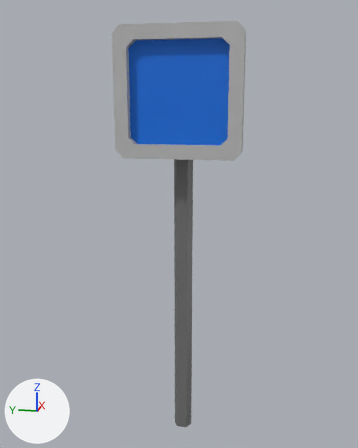
The FBX model Assets/3DModels/CrossRoadSign.fbx as it was, and as the next commit left it.
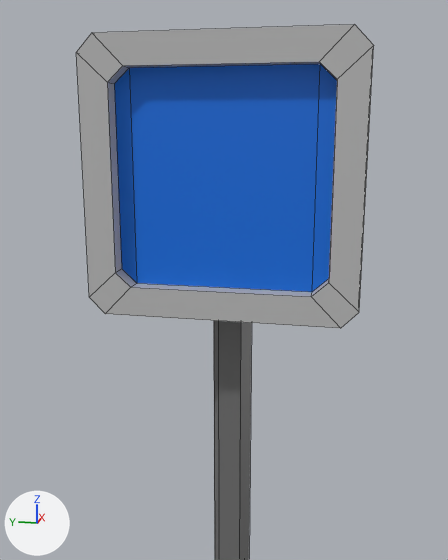
Each version is shown whole from a 50 mm lens placed at (-2.6, -0.51, 1.93), pointed at (0.03, 0.02, 1.27), then close up from a 50 mm lens placed at (-1.51, -0.29, 2.09), pointed at (0.13, 0.04, 1.68). The axes (+X, +Y, +Z) are drawn at lower left. The lights are the same throughout. The older version's two pictures come first. The close-ups show mesh edges as thin lines. Where no turn or scale is listed for an object, it has been applied to the vertices.
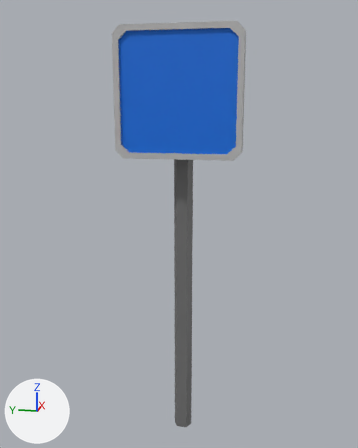
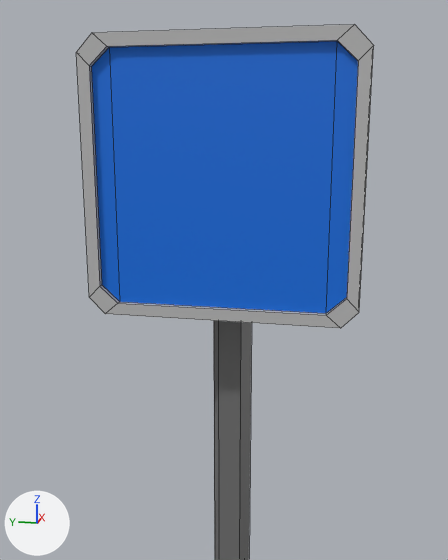
Scene script edits in JSON lines:
```json
{"block": "me_mesh", "where": "me_mesh.from_pydata(...)  # 68 vertices, 64 faces; spans x -0.12..0.12, y -0.32..0.32, z 0.0..2.3"}
{"block": "me_mesh", "where": "# used by ob_polysurface2; location = (0.0, 0.0, 0.0)"}
{"block": "me_mesh", "change": "me_mesh part 1: all 16 vertices in x -0.12..-0.08, y -0.25..0.25, z 1.72..2.22 are scaled about their middle by (0.318, 1.16, 1.16), then moved by (-0.01, 0.0, 0.0)"}
```

Pixel boxes (x1, y1, x2, y2) of what changed, in the close-ups (448 x 560 px; the box of a moved part takes in the faces that stretch with it):
```json
{"part": 1, "of": "me_mesh", "change": "moved or reshaped", "before": [80, 26, 366, 328], "after": [80, 26, 366, 328]}
```
